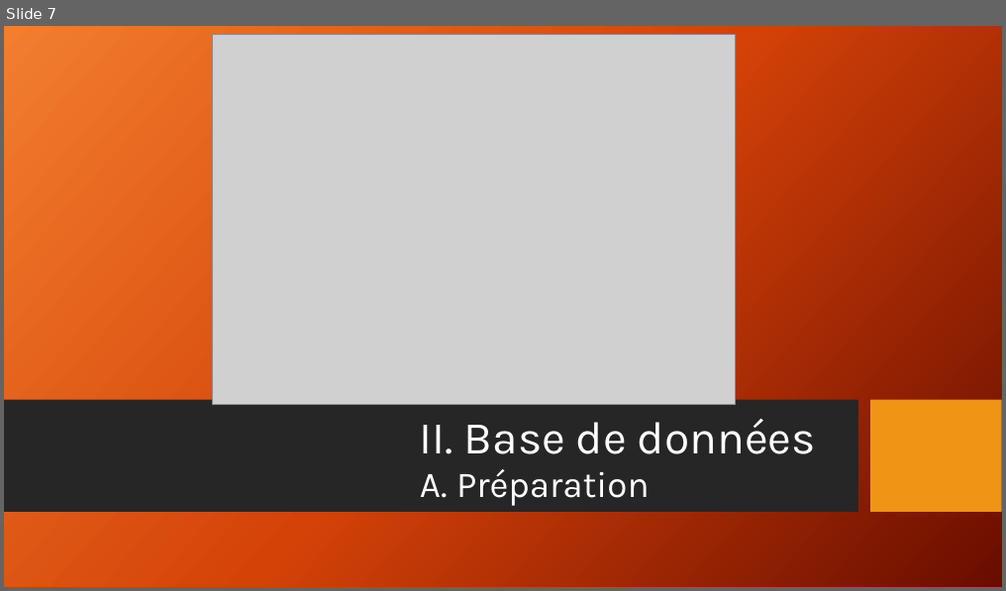
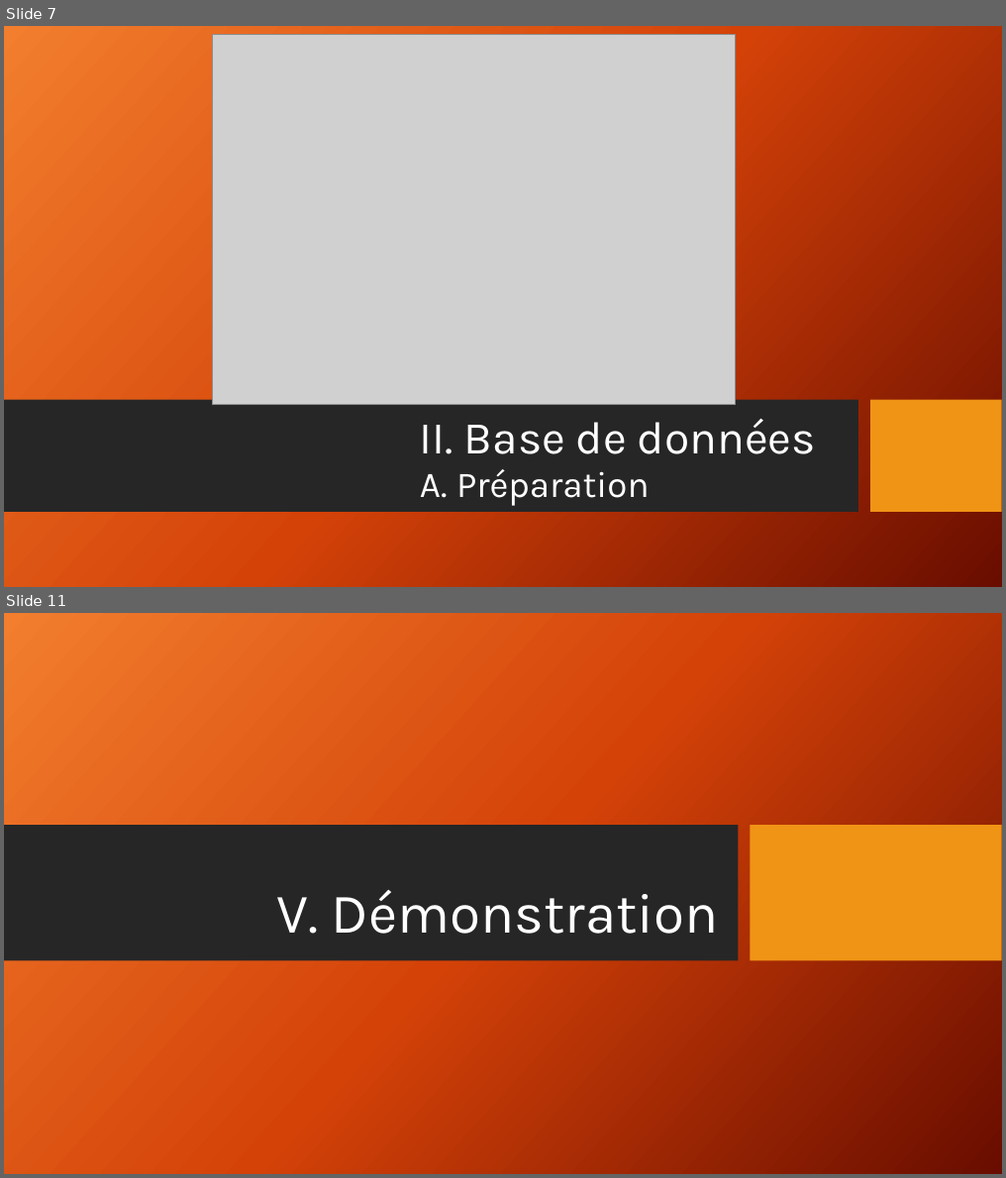
Before and after one commit to maximelarrieu/b1a_connected_plant, a slide deck: Dossier technique/Slides.pptx. Shown one above the other, each under a label of ours: slide 7 before the commit, slides 7 and 11 after it; the slides between them are not shown. The pictures are 1006x591 and 1006x1178 pixels, drawn with LibreOffice and Linux fonts; fonts in the diff are those of the drawing; grey boxes stand for pictures; background and template pictures are left out. Boxes give left, top, right and bottom in pixels: in the first picture for what was removed or moved away, otherwise in the second. Text is boxed around its words. In the diff, an @@ line names an element or a change of style, - is before the commit and + after.

```diff
--- a/Dossier technique/Slides.pptx
+++ b/Dossier technique/Slides.pptx
@@ slide 11 added at (4,613,1002,1174), background picture (left out) @@
@@ rectangle added at (4,825,739,961), fill #262626 @@
@@ rectangle added at (749,825,1002,961), fill #F09415 @@
@@ title added at (277,889,719,934), 54 pt, text #FFFFFF @@
+V. Démonstration
```
Also in this commit, not shown: 7 slides changed.
